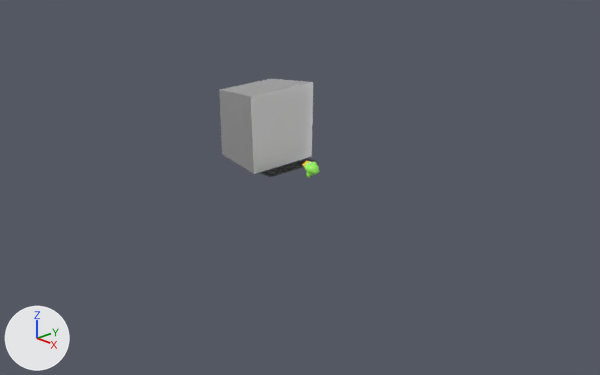
Renders of the Blender file Blender Models/tv.blend from each side of a commit.
Rendered twice from a 50 mm lens placed at (17.86, -16.1, 8.27), pointed at (0.8, -0.06, -0.49). The lights are fixed; the arrows at lower left show +X, +Y and +Z.
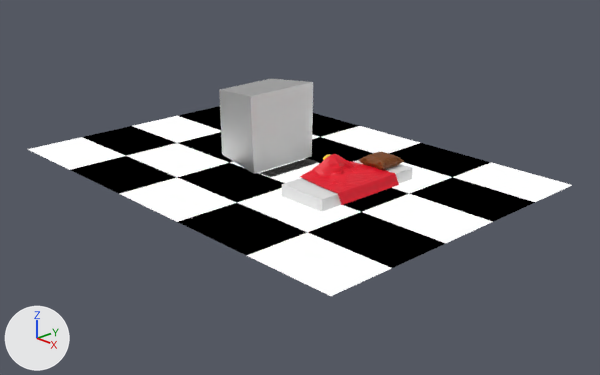
Location of each change, (x1, y1, x2, y2) in pixels of the pictures (600 x 375 px):
'Plane.002', added: after (28, 106, 572, 296)
'Plane.003', added (red): after (300, 154, 399, 205)
'Cube.001', added: after (282, 160, 412, 211)
'Plane.004', added (brown): after (358, 152, 404, 170)
'Sphere', moved: before (302, 161, 319, 178); after (323, 154, 330, 160)

What changed in the scene script:
```text
Add mat_material_007:
    mat_material_007 = principled_material('Material.007')
    mat_material_007.base_color = (0.189, 0.0473, 0.0)  # brown #783d00
Add mat_material_006:
    mat_material_006 = principled_material('Material.006')
    mat_material_006.base_color = (0.8, 0.0, 0.0182)  # red #e70025
Add mat_material:
    mat_material = bpy.data.materials.new('Material')
    mat_material.use_nodes = True; mat_material.node_tree.nodes.clear()
    _N = mat_material.node_tree.nodes; _L = mat_material.node_tree.links
    n0 = _N.new('ShaderNodeOutputMaterial'); n0.name = 'Material Output'
    n1 = _N.new('ShaderNodeTexChecker'); n1.name = 'Checker Texture'
    n1.inputs[1].default_value = (0.0, 0.0, 0.0, 1.0)  # 'Color1', black #000000
    n1.inputs[2].default_value = (1.0, 1.0, 1.0, 1.0)  # 'Color2', white #ffffff
    _L.new(n1.outputs[0], n0.inputs[0])  # 'Color' to 'Surface'
Add mat_material_005:
    mat_material_005 = principled_material('Material.005')
    mat_material_005.base_color = (0.8, 0.8, 0.8)  # white #e7e7e7
Add me_plane_004:
    me_plane_004.from_pydata(...)  # 722 vertices, 648 faces, 72 loose edges; spans x -0.94..0.94, y -0.94..0.94, z -0.06..0.31
    me_plane_004.materials.append(mat_material_007)  # brown #783d00
Add me_plane_003:
    me_plane_003.from_pydata(...)  # 361 vertices, 324 faces; spans x -1.02..0.83, y -1.0..1.01, z -0.96..-0.18
    me_plane_003.materials.append(mat_material_006)  # red #e70025
Add me_plane_002:
    me_plane_002.from_pydata([(-1.0, -1.0, 0.0), (1.0, -1.0, 0.0), (-1.0, 1.0, 0.0), (1.0, 1.0, 0.0)], [], [(0, 1, 3, 2)])
    me_plane_002.materials.append(mat_material)
Add me_cube:
    me_cube.from_pydata(...)  # a box spanning x -0.5..0.5, y -0.5..0.5, z -0.5..0.5
    me_cube.materials.append(mat_material_005)  # white #e7e7e7
Change ob_sphere:
    ob_sphere.location: (1.33, -0.05, 0.24) -> (2.18, -0.05, 0.64)
Add ob_plane_004:
    ob_plane_004 = bpy.data.objects.new('Plane.004', me_plane_004)
    ob_plane_004.location = (2.78, 1.32, 0.4)
    ob_plane_004.scale = (0.5, 0.5, 1.0)
Add ob_plane_003:
    ob_plane_003 = bpy.data.objects.new('Plane.003', me_plane_003)
    ob_plane_003.location = (2.9, -0.13, 1.07)
    ob_plane_003.scale = (1.0, 1.15, 1.0)
Add ob_plane_002:
    ob_plane_002 = bpy.data.objects.new('Plane.002', me_plane_002)
    ob_plane_002.location = (0.0, 0.0, -0.03)
    ob_plane_002.scale = (6.92, 4.92, 1.0)
Add ob_cube_001:
    ob_cube_001 = bpy.data.objects.new('Cube.001', me_cube)
    ob_cube_001.location = (2.75, 0.0, 0.2)
    ob_cube_001.scale = (1.57, 3.67, 0.336)
```
